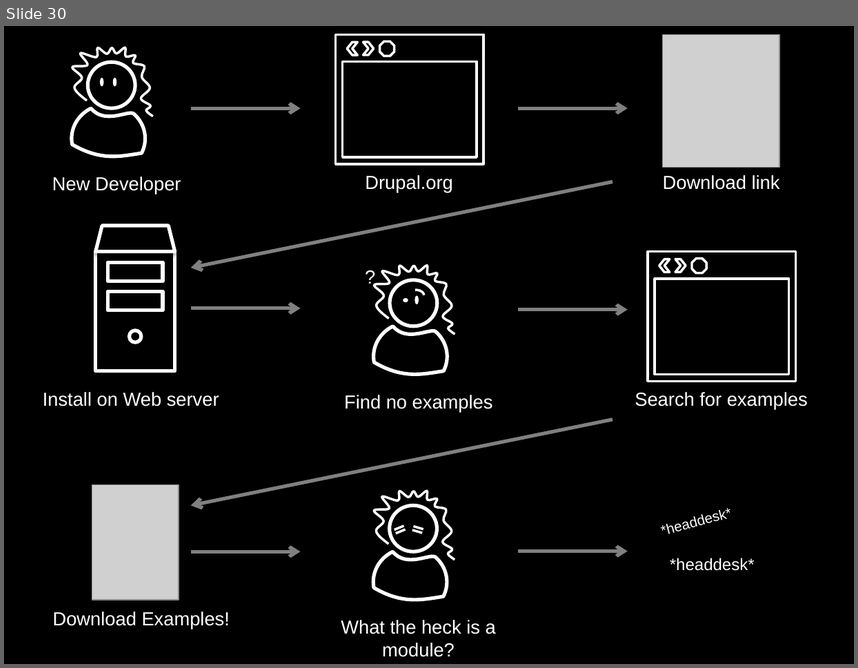
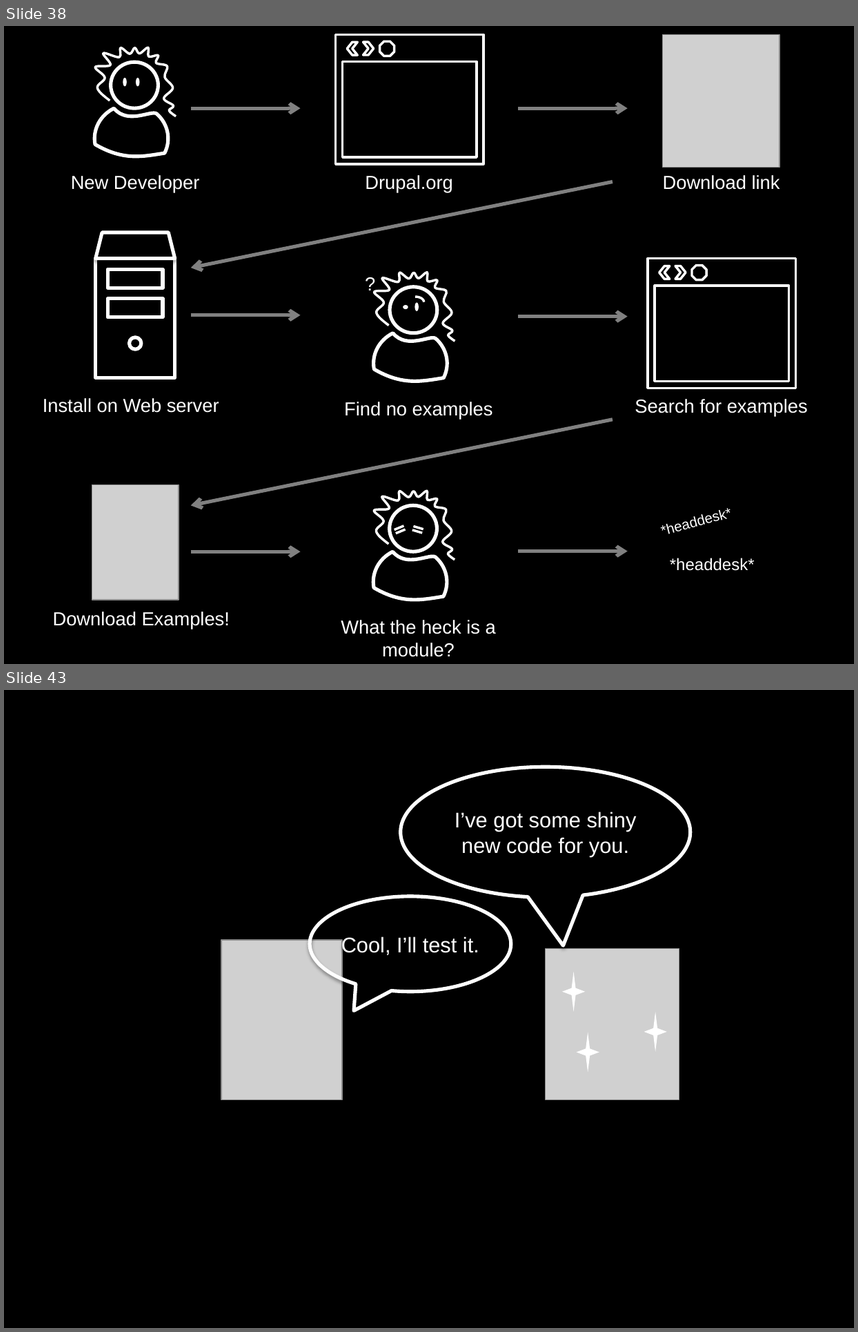
Before and after one commit to socketwench/exampleModuleAintCore, a slide deck: src/exampleModuleAintCore.pptx. Shown one above the other, each under a label of ours: slide 30 before the commit, slides 38 and 43 after it; the slides between them are not shown. The pictures are 858x668 and 858x1332 pixels, drawn with LibreOffice and Linux fonts; fonts in the diff are those of the drawing; grey boxes stand for pictures. Boxes give left, top, right and bottom in pixels: in the first picture for what was removed or moved away, otherwise in the second. Text is boxed around its words. In the diff, an @@ line names an element or a change of style, - is before the commit and + after.

```diff
--- a/src/exampleModuleAintCore.pptx
+++ b/src/exampleModuleAintCore.pptx
@@ slide 43 added at <box>4,690,854,1328</box>, background #000000 @@
@@ speech bubble added at <box>401,767,691,896</box>, outline #FFFFFF 3 pt, 18 pt, text #FFFFFF @@
+I’ve got some shiny new code for you.
@@ speech bubble added at <box>310,896,512,992</box>, outline #FFFFFF 3 pt, 18 pt, text #FFFFFF @@
+Cool, I’ll test it.
@@ picture added at <box>221,940,342,1100</box> @@
@@ picture added at <box>546,949,679,1100</box> @@
@@ star added at <box>562,972,586,1012</box>, fill #FFFFFF @@
@@ star added at <box>644,1012,667,1052</box>, fill #FFFFFF @@
@@ star added at <box>576,1032,599,1072</box>, fill #FFFFFF @@
@@ what was slide 30 is now slide 38 @@
@@ slide 38 changed as well @@
@@ 3 ellipses, 2 freeform shapes: place and size @@
-3 ellipses, 2 freeform shapes at <box>72,47,153,157</box>
+3 ellipses, 2 freeform shapes at <box>95,47,176,157</box>
@@ text "New Developer": place and size @@
-text "New Developer" at <box>52,176,181,194</box>
+text "New Developer" at <box>71,175,199,193</box>
@@ 5 rectangles, 4 texts, 4 ellipses, 2 chevrons, 2 arrows, 2 freeform shapes, 1 trapezoid, 1 octagon, 1 arc (boxed as its full ellipse): place and size @@
-5 rectangles, 4 texts, 4 ellipses, 2 chevrons, 2 arrows, 2 freeform shapes, 1 trapezoid, 1 octagon, 1 arc (boxed as its full ellipse) at <box>43,226,808,412</box>
+5 rectangles, 4 texts, 4 ellipses, 2 chevrons, 2 arrows, 2 freeform shapes, 1 trapezoid, 1 octagon, 1 arc (boxed as its full ellipse) at <box>43,232,808,419</box>
```
Also in this commit, not shown: 19 other slides added, 20 other files.
